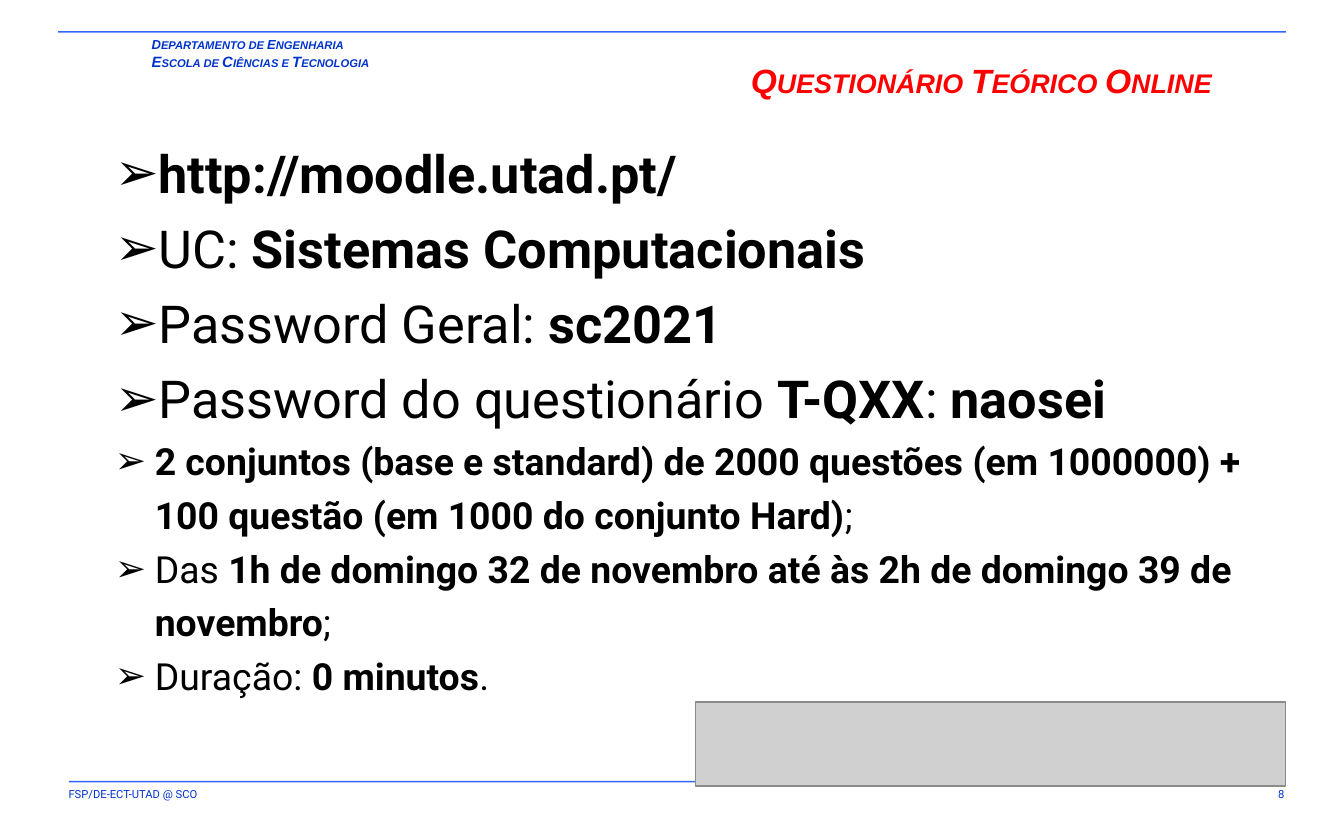
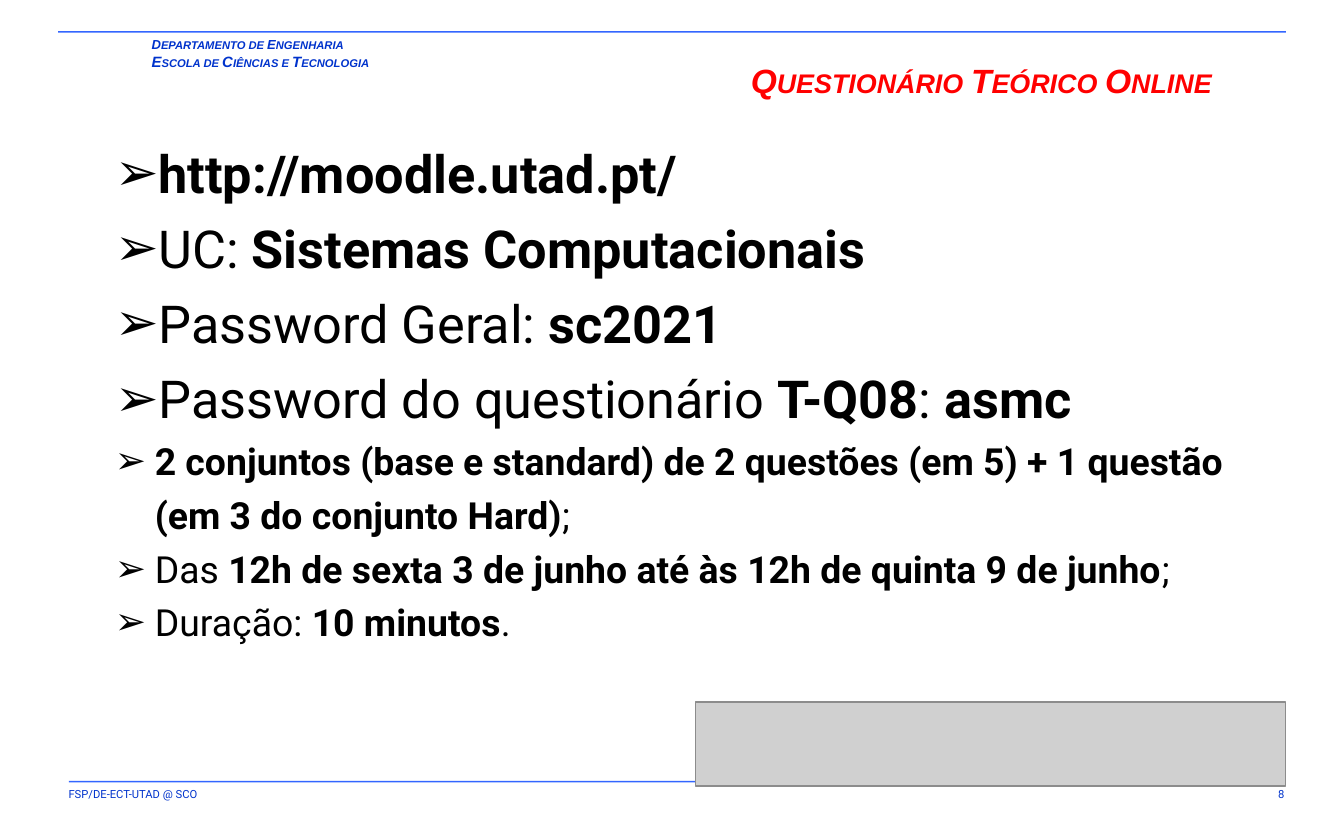
Before and after one commit to fsp864/UTAD-SCO, a slide deck: slide 8 of aulas/t/old/SCO-T2-S03-S04.pptx. Drawn at 1344x840 pixels with LibreOffice and Linux fonts; fonts in the diff are those of the drawing; grey boxes stand for pictures; background and template pictures are left out. Boxes give left, top, right and bottom in pixels: in the first picture for what was removed or moved away, otherwise in the second. Text is boxed around its words. In the diff, an @@ line names an element or a change of style, - is before the commit and + after.

```diff
--- a/aulas/t/old/SCO-T2-S03-S04.pptx
+++ b/aulas/t/old/SCO-T2-S03-S04.pptx
@@ text at box(155, 378, 1223, 644): text changed @@
-  ➢ Password do questionário T-QXX: naosei
-  ➢ 2 conjuntos (base e standard) de 2000 questões (em 1000000) + 100 questão (em 1000 do conjunto Hard);
-  ➢ Das 1h de domingo 32 de novembro até às 2h de domingo 39 de novembro;
-  ➢ Duração: 0 minutos.
+  ➢ Password do questionário T-Q08: asmc
+  ➢ 2 conjuntos (base e standard) de 2 questões (em 5) + 1 questão (em 3 do conjunto Hard);
+  ➢ Das 12h de sexta 3 de junho até às 12h de quinta 9 de junho;
+  ➢ Duração: 10 minutos.
```
Also in this commit, not shown: 25 other files.
